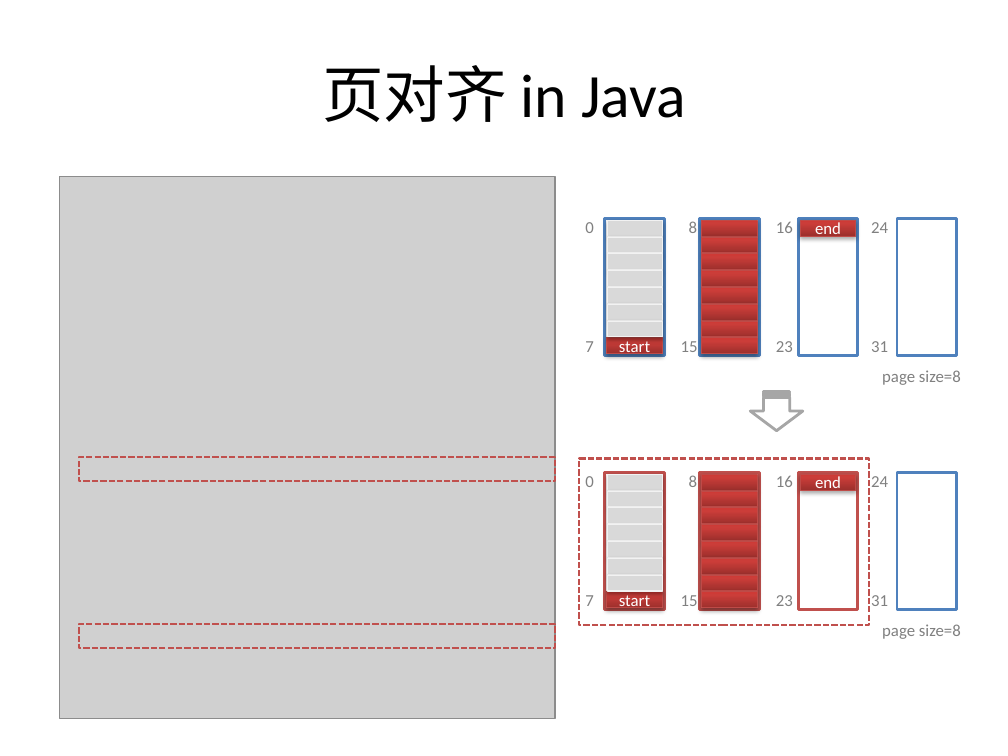
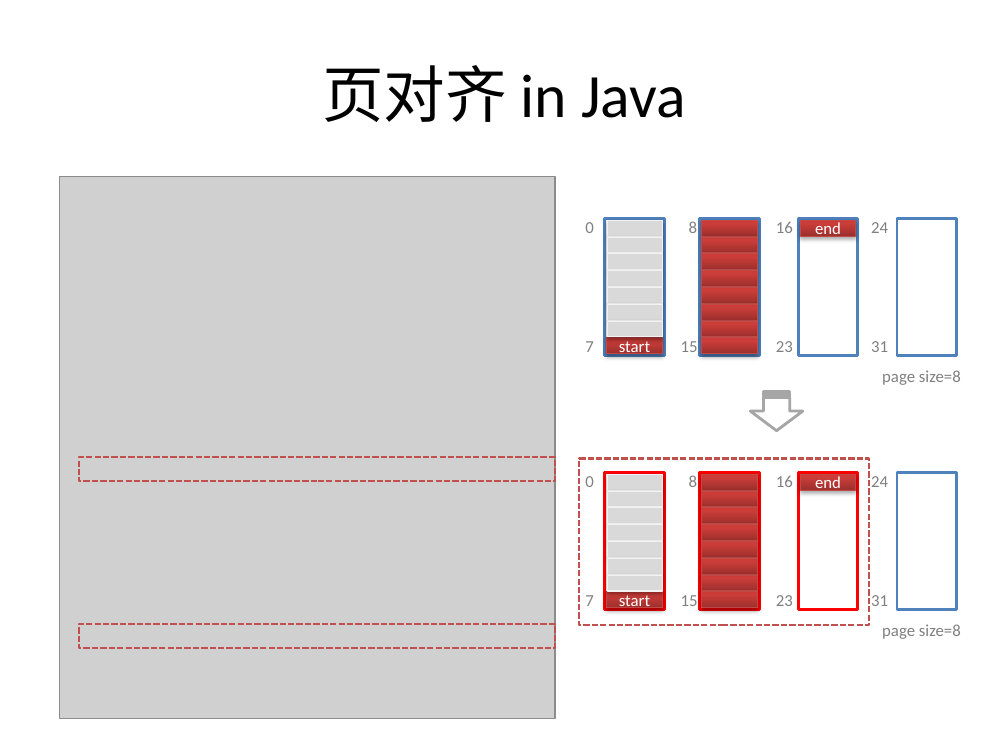
Before and after one commit to guhanjie/Knowledge-sharing, a slide deck: slide 41 of 扒一扒Java IO那些事儿.pptx. Drawn at 1008x756 pixels with LibreOffice and Linux fonts; fonts in the diff are those of the drawing; grey boxes stand for pictures. Boxes give left, top, right and bottom in pixels: in the first picture for what was removed or moved away, otherwise in the second. Text is boxed around its words. In the diff, an @@ line names an element or a change of style, - is before the commit and + after.

Commit message:
update Java IO v1.0

```diff
--- a/扒一扒Java IO那些事儿.pptx
+++ b/扒一扒Java IO那些事儿.pptx
@@ outline #C0504D 2 pt to #FF0000 2 pt in 3 elements at <box>605,473,664,610</box>, <box>700,473,759,610</box>, <box>798,473,858,610</box> @@
```
Also in this commit, not shown: 1 other slide changed.
